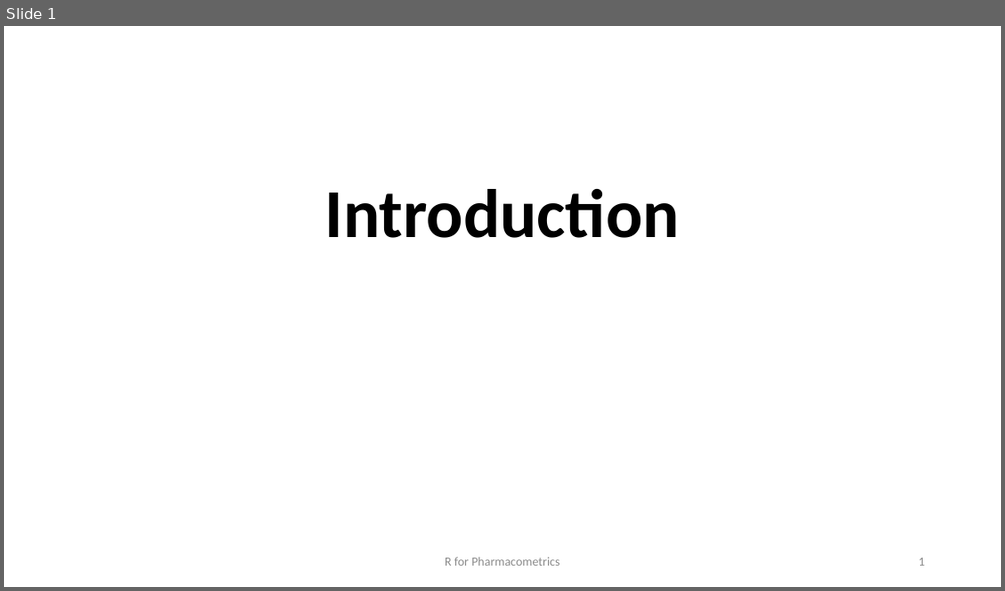
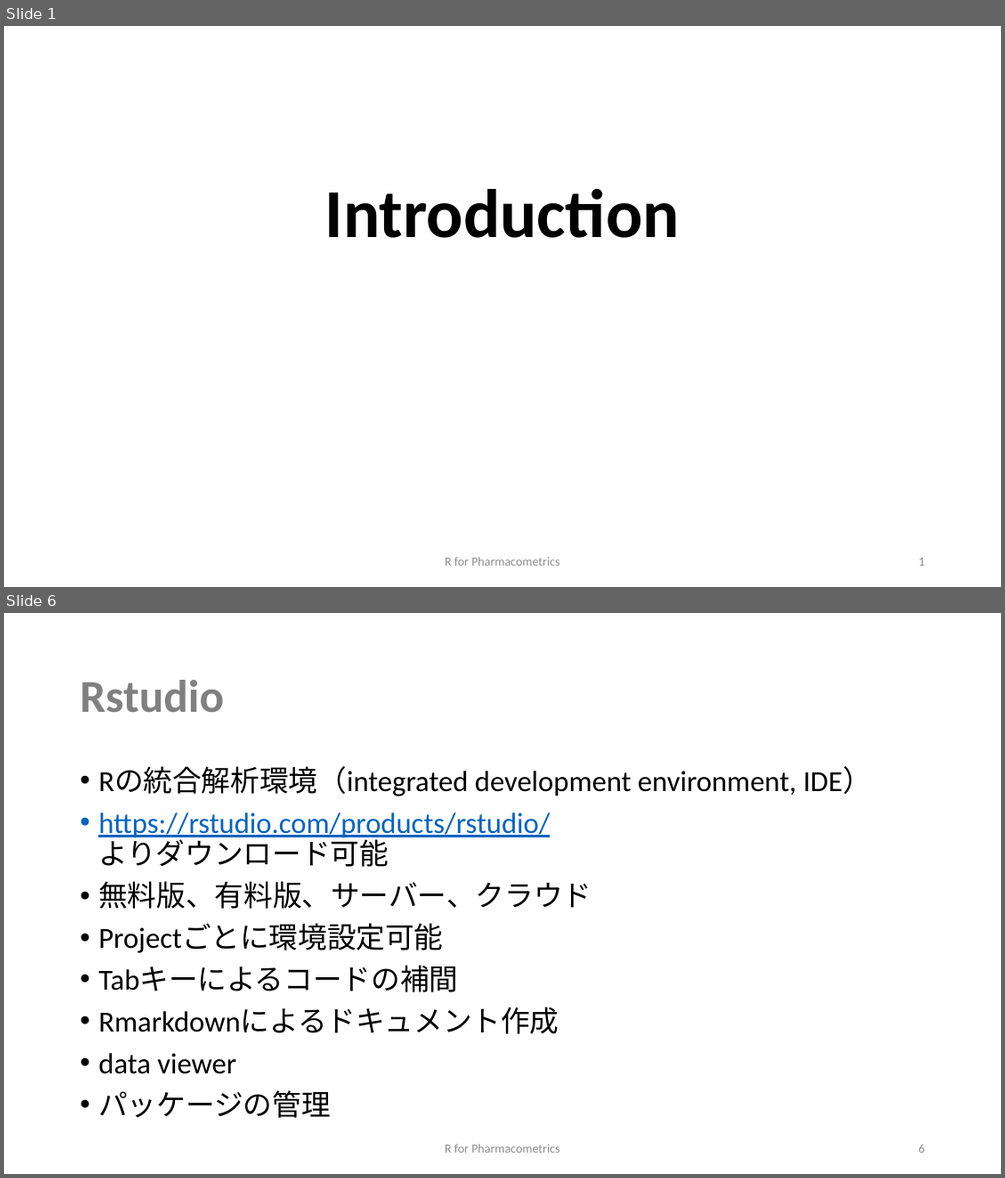
Before and after one commit to MasatoFukae/R-for-PMx, a slide deck: sample/0_introduction.pptx. Shown one above the other, each under a label of ours: slide 1 before the commit, slides 1 and 6 after it; the slides between them are not shown. The pictures are 1005x591 and 1005x1178 pixels, drawn with LibreOffice and Linux fonts; fonts in the diff are those of the drawing. Boxes give left, top, right and bottom in pixels: in the first picture for what was removed or moved away, otherwise in the second. Text is boxed around its words. In the diff, an @@ line names an element or a change of style, - is before the commit and + after.

```diff
--- a/sample/0_introduction.pptx
+++ b/sample/0_introduction.pptx
@@ slide 6 added at (x1=4, y1=613, x2=1001, y2=1174), background #FFFFFF @@
@@ title added at (x1=80, y1=680, x2=224, y2=713), 44 pt, text #808080, bold @@
+Rstudio
@@ text added at (x1=98, y1=767, x2=872, y2=1118), 28 pt, text #000000 @@
+• Rの統合解析環境（integrated development environment, IDE）
+• https://rstudio.com/products/rstudio/
+  よりダウンロード可能
+• 無料版、有料版、サーバー、クラウド
+• Projectごとに環境設定可能
+• Tabキーによるコードの補間
+• Rmarkdownによるドキュメント作成
+• data viewer
+• パッケージの管理
@@ text added at (x1=445, y1=1143, x2=559, y2=1152), 12 pt, text #8C8C8C @@
+R for Pharmacometrics
@@ page number added at (x1=918, y1=1144, x2=924, y2=1152), 12 pt, text #8C8C8C @@
+6
```
Also in this commit, not shown: 2 slides changed, 7 other slides added.
